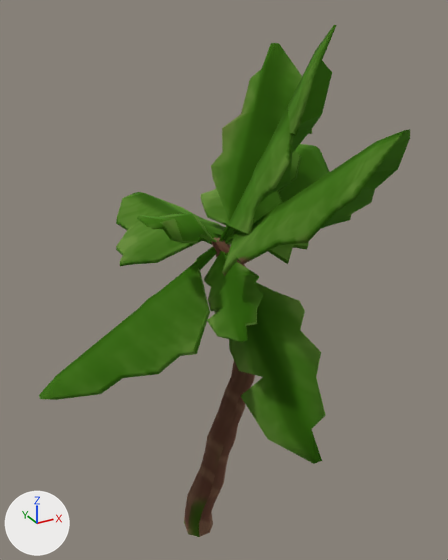
Two versions of the FBX model Assets/3DModels/Spring/Karine/Assets/BigCoconutTree.fbx, one commit apart.
Rendered twice from a camera (50 mm lens) standing at (-3.61, -7.26, 8.37) and looking at (0.79, 0.73, 4.37). The axes (+X, +Y, +Z) are drawn at lower left. The lights are the same throughout. The older version comes first. Where no turn or scale is listed for an object, it has been applied to the vertices.

The first picture shows 'BigCoconutTree'.
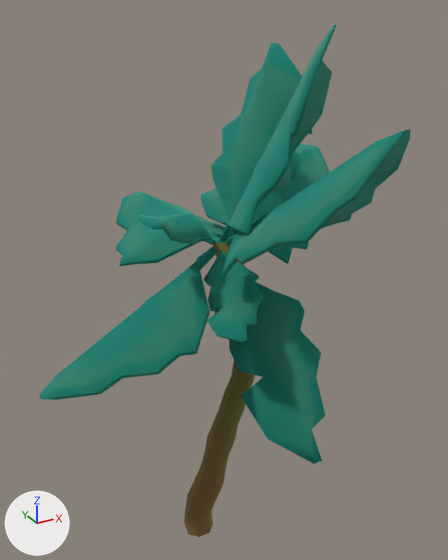
Where the newer file only moved an object's origin or applied its transform, the numbers keep the older frame.

Changed parts and their boxes [x1, y1, x2, y2] in the pictures (448 x 560 px):
'BigCoconutTree', surface changed (green to cyan)
    both: [39, 25, 410, 537]

Diff of the bpy script that builds the scene:
```diff
--- a/Assets/3DModels/Spring/Karine/Assets/BigCoconutTree.fbx.py
+++ b/Assets/3DModels/Spring/Karine/Assets/BigCoconutTree.fbx.py
@@ img_veraomat2_png @@
+img_veraomat2_png = load_image('VeraoMat2.png', '../Material/Texturas/VeraoMat2.png', 1024, 1024, 'sRGB')
@@ mat_veraomat @@
 mat_veraomat = principled_material('VeraoMat')
-mat_veraomat.texture = img_veraomat_png
+mat_veraomat.texture = img_veraomat2_png
 mat_veraomat.metallic = 1.0
@@ me_bigcoconuttree @@
 me_bigcoconuttree.from_pydata(...)  # 735 vertices, 716 faces; spans x -2.34..3.48, y -2.39..3.8, z 0.0..8.17
 # used by ob_bigcoconuttree; location = (0.0, 0.0, 0.0)
+# me_bigcoconuttree part 1: texture (UV) coordinates of 716 of 716 faces, centred in x -2.33..3.47, y -2.35..3.8, z 0.14..8.17, changed; they spanned u 0.77..1.0, v 0.01..0.24 and now span u 0.0..0.45, v 0.01..0.43
 me_bigcoconuttree.materials.append(mat_veraomat)
```
